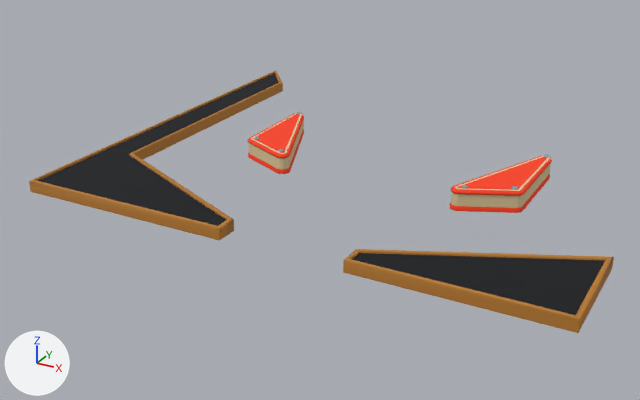
What one commit did to the COLLADA model Art/Models/premium/common-plastics.dae.
The view is the same before and after, from a camera (50 mm lens) standing at (0.606, -2.193, 0.615) and looking at (-0.134, -0.847, -0.058). Lighting does not change. The marker at lower left points along +X, +Y and +Z. The first picture is the older version. Vertices at exactly the same position are counted once.

The first picture shows 'accent', 'cabinet_shell', 'enamel', 'sling_lens_0', 'sling_lens_1' and 1 more.
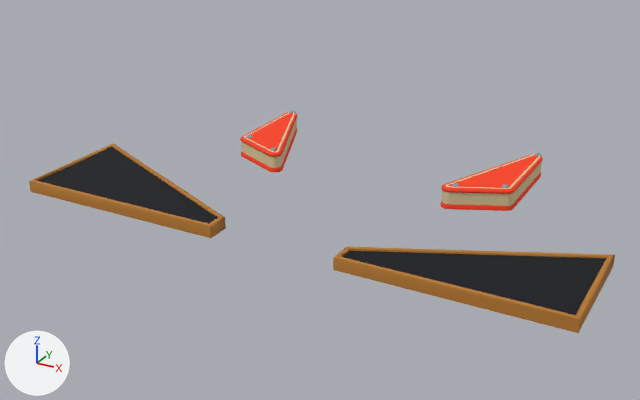
What differs and where, as boxes [x1, y1, x2, y2] in the pictures (640 x 400 px; the box of a moved part takes in the faces that stretch with it):
'cabinet_shell', reshaped (30% shorter): before [39, 73, 605, 315]; after [39, 147, 606, 315]
'accent', reshaped (27% shorter): before [29, 71, 614, 333]; after [29, 143, 615, 333]
'enamel', moved: before [249, 113, 551, 208]; after [242, 112, 542, 206]
'sling_lens_1', moved: before [450, 156, 552, 213]; after [440, 154, 543, 211]
'sling_lens_0', moved: before [248, 113, 304, 174]; after [240, 112, 297, 172]
part 5 of me_accent, moved or reshaped: before [33, 71, 579, 320]; after [33, 143, 579, 320]

Patch to the scene script:
```diff
--- a/Art/Models/premium/common-plastics.dae.py
+++ b/Art/Models/premium/common-plastics.dae.py
@@ me_sling_lens_0 @@
 # used by ob_sling_lens_0; location = (0.0, 0.0, 0.0)
-me_sling_lens_0.from_pydata(...)  # 216 vertices, 295 faces; spans x -0.295..-0.181, y -0.894..-0.662, z 0.0..0.037
+me_sling_lens_0.from_pydata(...)  # 216 vertices, 295 faces; spans x -0.312..-0.198, y -0.894..-0.662, z 0.0..0.037
+# me_sling_lens_0 part 1: the whole mesh is moved by (-0.016, 0.0, 0.0)
 me_sling_lens_0.materials.append(mat_sling_lens_0)
@@ me_enamel @@
 # used by ob_enamel; location = (0.0, 0.0, 0.0)
-me_enamel.from_pydata(...)  # 216 vertices, 216 faces; spans x -0.294..0.249, y -0.892..-0.66, z 0.007..0.037
+me_enamel.from_pydata(...)  # 216 vertices, 216 faces; spans x -0.31..0.232, y -0.892..-0.66, z 0.007..0.037
+# me_enamel part 2: the whole mesh is moved by (-0.016, 0.0, 0.0)
 me_enamel.materials.append(mat_enamel)
@@ me_sling_lens_1 @@
 # used by ob_sling_lens_1; location = (0.0, 0.0, 0.0)
-me_sling_lens_1.from_pydata(...)  # 216 vertices, 295 faces; spans x 0.136..0.25, y -0.894..-0.662, z 0.0..0.037
+me_sling_lens_1.from_pydata(...)  # 216 vertices, 295 faces; spans x 0.12..0.234, y -0.894..-0.662, z 0.0..0.037
+# me_sling_lens_1 part 3: the whole mesh is moved by (-0.017, 0.0, 0.0)
 me_sling_lens_1.materials.append(mat_sling_lens_1)
@@ me_cabinet_shell @@
 # used by ob_cabinet_shell; location = (0.0, 0.0, 0.0)
 # verts and faces of me_cabinet_shell; kept vertices keep their numbers, new ones are numbered from 10
 # before: 0 (-0.135, -1.173, 0.018), 1 (-0.135, -1.139, 0.018), 2 (-0.466, -0.985, 0.018) at pixel (131, 154), 3 (-0.466, -0.438, 0.018) at pixel (280, 83), 4 (-0.53, -0.358, 0.018) at pixel (275, 72)
 # before: 5 (-0.53, -1.173, 0.018), 6 (0.09, -1.173, 0.018), 7 (0.422, -1.173, 0.018), 8 (0.422, -0.984, 0.018), 9 (0.09, -1.139, 0.018)
-me_cabinet_shell.from_pydata(...)  # 10 vertices, 6 faces; spans x -0.53..0.422, y -1.173..-0.358, z 0.018
+me_cabinet_shell.from_pydata(...)  # 8 vertices, 4 faces; spans x -0.53..0.422, y -1.173..-0.963, z 0.018
+# me_cabinet_shell part 4
+delete_vertices([*range(0, 5), 6, 8, 9])  # with the faces that use them
+verts[10] = (-0.152, -1.139, 0.018)
+verts[11] = (-0.53, -0.963, 0.018)
+verts[12] = (-0.152, -1.173, 0.018)
+verts[13] = (0.074, -1.173, 0.018)
+verts[14] = (0.422, -0.977, 0.018)
+verts[15] = (0.074, -1.139, 0.018)
+faces += [(5, 10, 11), (5, 12, 10), (7, 14, 13), (13, 14, 15)]
 me_cabinet_shell.materials.append(mat_cabinet_shell)
@@ me_accent @@
 # used by ob_accent; location = (0.0, 0.0, 0.0)
-me_accent.from_pydata(...)  # 60 vertices, 100 faces; spans x -0.534..0.426, y -1.177..-0.35, z 0.0..0.022
+me_accent.from_pydata(...)  # 48 vertices, 80 faces; spans x -0.534..0.426, y -1.177..-0.956, z 0.0..0.022
+# me_accent part 5
+# 18 vertices are removed from x -0.533..-0.461, y -0.988..-0.35, z 0.0..0.022
+# 40 faces are deleted
+# 12 vertices in x -0.134..0.095, y -1.177..-1.136, z 0.0..0.022 move by (-0.017, 0.0, 0.0)
+# 12 vertices in x -0.14..0.089, y -1.177..-1.136, z 0.0..0.022 move by (-0.016, 0.0, 0.0)
+# 5 vertices in x 0.418..0.426, y -0.991..-0.978, z 0.0..0.022 move by (0.0, 0.008, 0.0)
+# 1 vertex moves from x 0.423, y -0.982, z 0.022 to x 0.423, y -0.975, z 0.022
+# 6 vertices are added at (-0.534, -0.956, 0.0), (-0.534, -0.956, 0.02), (-0.531, -0.961, 0.022), (-0.529, -0.965, 0.022), (-0.526, -0.969, 0.02), (-0.526, -0.969, 0.0)
+# 20 new faces join them
 me_accent.materials.append(mat_accent)
```
